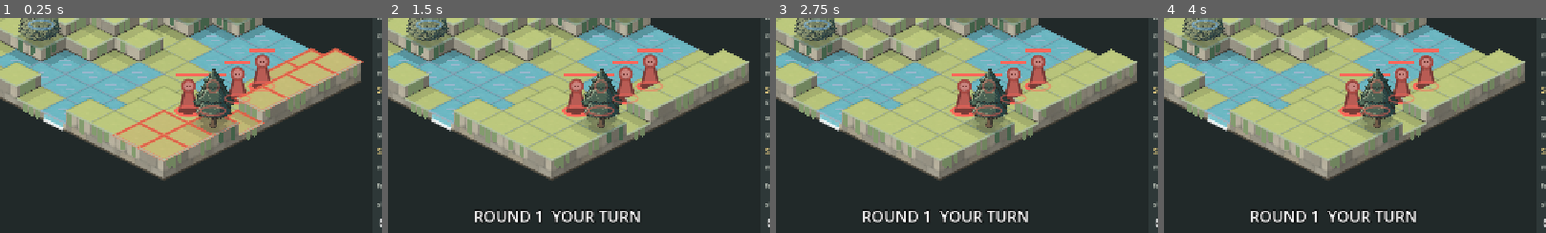
Above: before the commit, frames 1-4 (left to right).
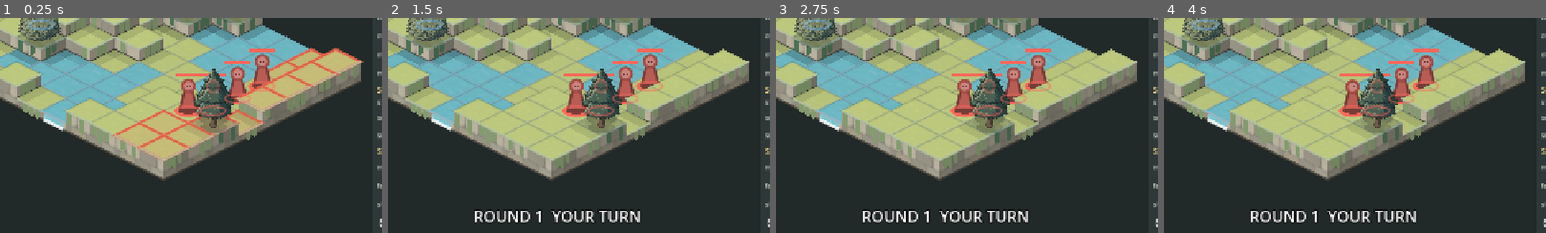
Above: after the commit, the same moments.

Repository: BrandonSigil/lodestone
Game: Godot game, scene res://scenes/combat_sandbox.tscn
The game is run twice, just before and just after one commit, with the same random seed, the same clock (stepped at 60 frames per second) and the same inputs. This scene is started directly instead of the project's main scene.
Inputs:
- Up to frame 1 (0.25 s): no input
- Up to frame 2 (1.5 s): click "PLAY (F1)" at 0.5 s; click "RESTART (R)" at 1.25 s
- Up to frame 3 (2.75 s): click "RESTART (R)" at 2 s
- Up to frame 4 (4 s): click "RESTART (R)" at 2.75 s; click "EASY" at 3.5 s
The pictures show only the part of the screen within x 30-80%, y 50-100%; the shares and areas given below are measured in that part.

The runs differ from the first frame. In frame 1, 0.4% of the frame differs, in the area x 2-77%, y 8-45%; in frame 2, 0.4%; in frame 3, 0.4%; in frame 4, 0.4%.

Commit message:
Drop graybox ripple dashes on painted water
Co-Authored-By: Claude Opus 5.5 <noreply@anthropic.com>
Claude-Session: https://claude.ai/code/session_014TQzCz1JThk2mqjN25parv

Diff:
--- a/game/scripts/combat/combat_board.gd
+++ b/game/scripts/combat/combat_board.gd
@@ -315,9 +315,10 @@
 			draw_colored_polygon(PackedVector2Array([mid + Vector2(-14, 4), mid + Vector2(-8, -14), mid + Vector2(6, -18), mid + Vector2(15, 2)]), top_col.darkened(0.25))
 			draw_colored_polygon(PackedVector2Array([mid + Vector2(-8, -14), mid + Vector2(6, -18), mid + Vector2(2, -8)]), top_col.lightened(0.1))
 		CombatGrid.T.WATER:
-			var wob := sin(_time * 2.0 + c.x + c.y) * 2.0
-			draw_line(mid + Vector2(-10 + wob, -2), mid + Vector2(4 + wob, -2), top_col.lightened(0.3), 2.0)
-			draw_line(mid + Vector2(-2 - wob, 4), mid + Vector2(10 - wob, 4), top_col.lightened(0.3), 2.0)
+			if top_tex == null:  # painted water has its own streaks
+				var wob := sin(_time * 2.0 + c.x + c.y) * 2.0
+				draw_line(mid + Vector2(-10 + wob, -2), mid + Vector2(4 + wob, -2), top_col.lightened(0.3), 2.0)
+				draw_line(mid + Vector2(-2 - wob, 4), mid + Vector2(10 - wob, 4), top_col.lightened(0.3), 2.0)
 		CombatGrid.T.RUIN:
 			_ruin(c, h, seed_v)
 
